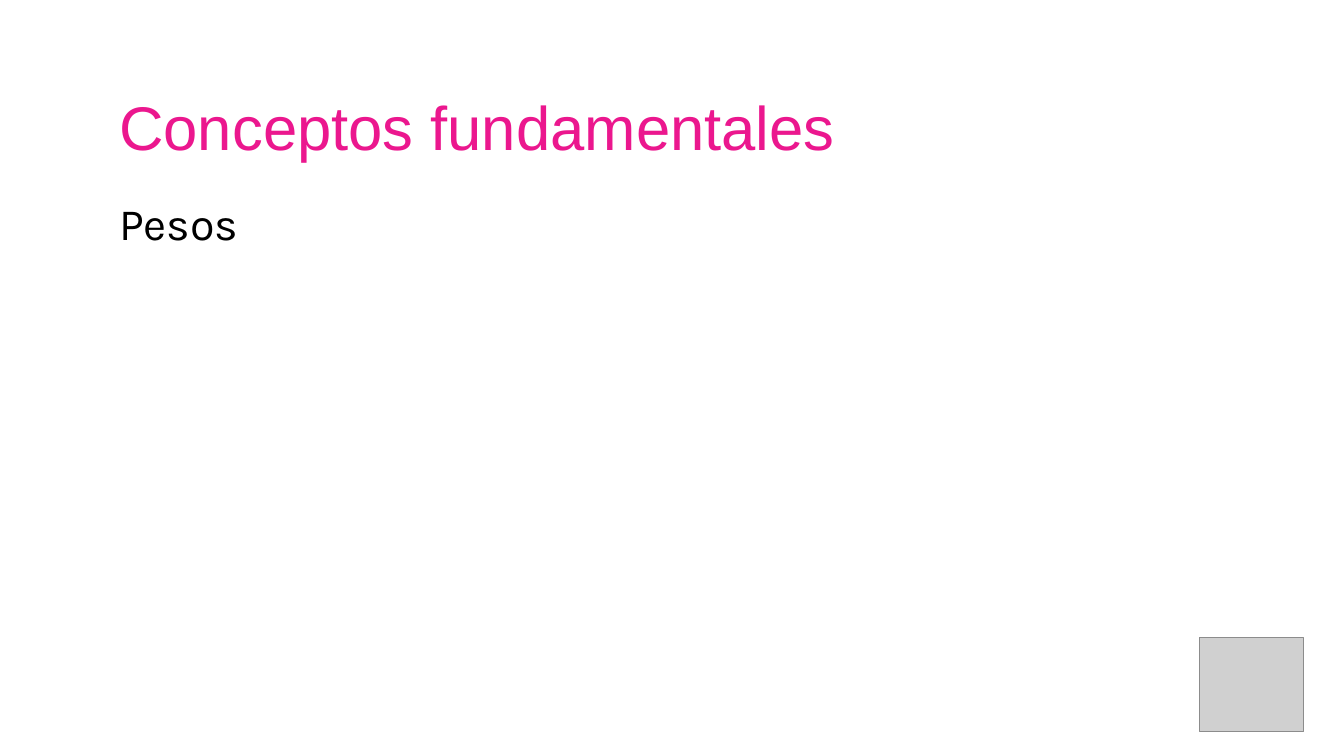
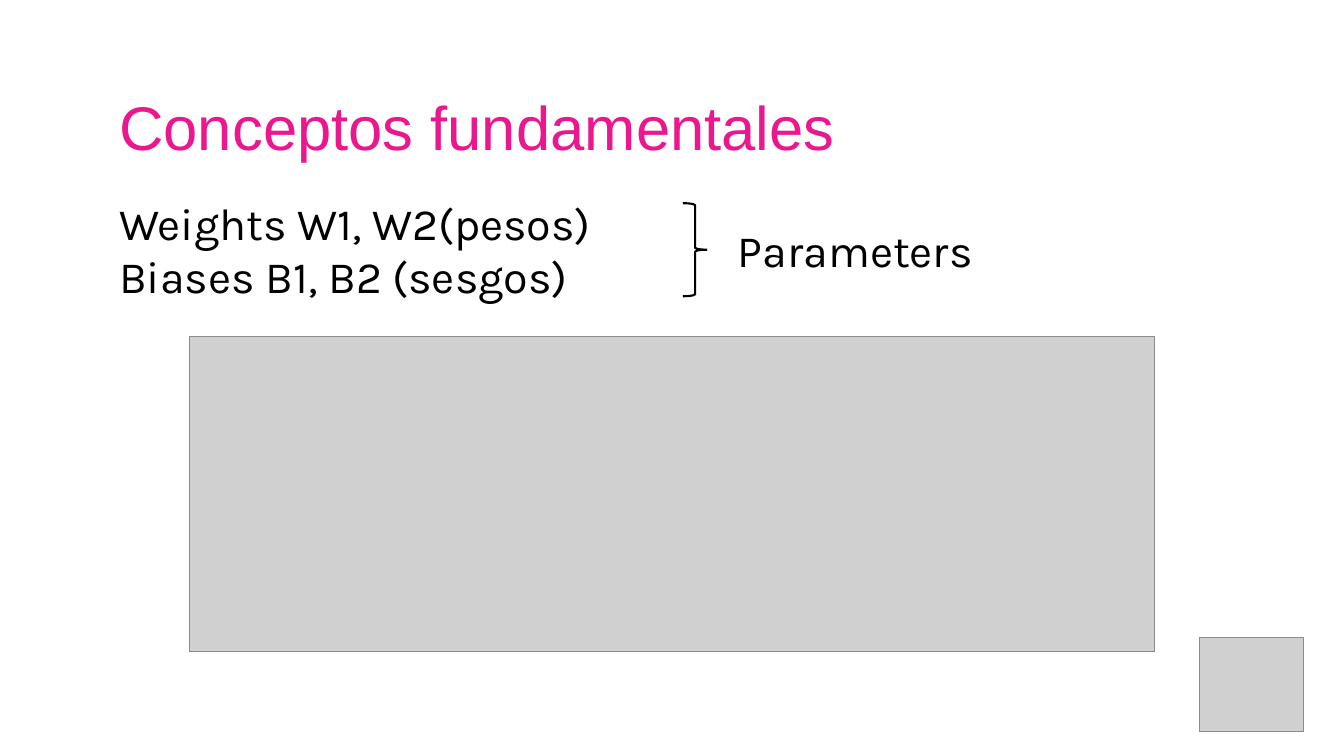
Before and after one commit to AISC-Madrid/workshop-materials, a slide deck: slide 15 of Neural Networks/Slides.pptx. Drawn at 1344x756 pixels with LibreOffice and Linux fonts; fonts in the diff are those of the drawing; grey boxes stand for pictures. Boxes give left, top, right and bottom in pixels: in the first picture for what was removed or moved away, otherwise in the second. Text is boxed around its words. In the diff, an @@ line names an element or a change of style, - is before the commit and + after.

```diff
--- a/Neural Networks/Slides.pptx
+++ b/Neural Networks/Slides.pptx
@@ text at box(119, 207, 591, 304): text changed @@
-Pesos
+Weights W1, W2(pesos)
+Biases B1, B2 (sesgos)
@@ right brace added at box(684, 204, 708, 296), outline #000000 1.5 pt @@
@@ text added at box(738, 239, 973, 268), 32 pt, text #000000 @@
+Parameters
@@ picture added at box(190, 337, 1154, 652) @@
```
Also in this commit, not shown: 5 other slides changed, 8 slides added, 3 slides removed, 9 other files.
